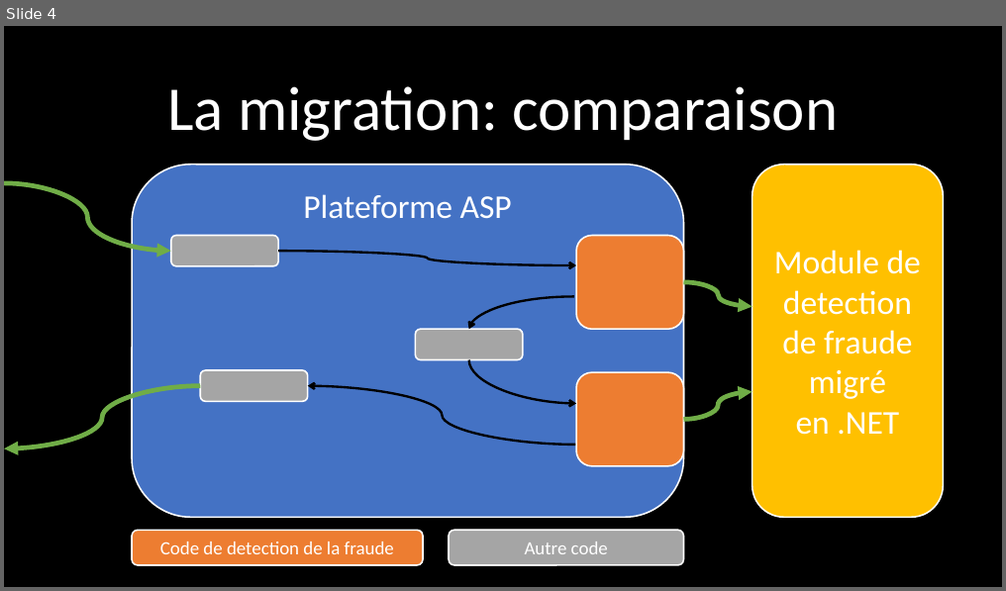
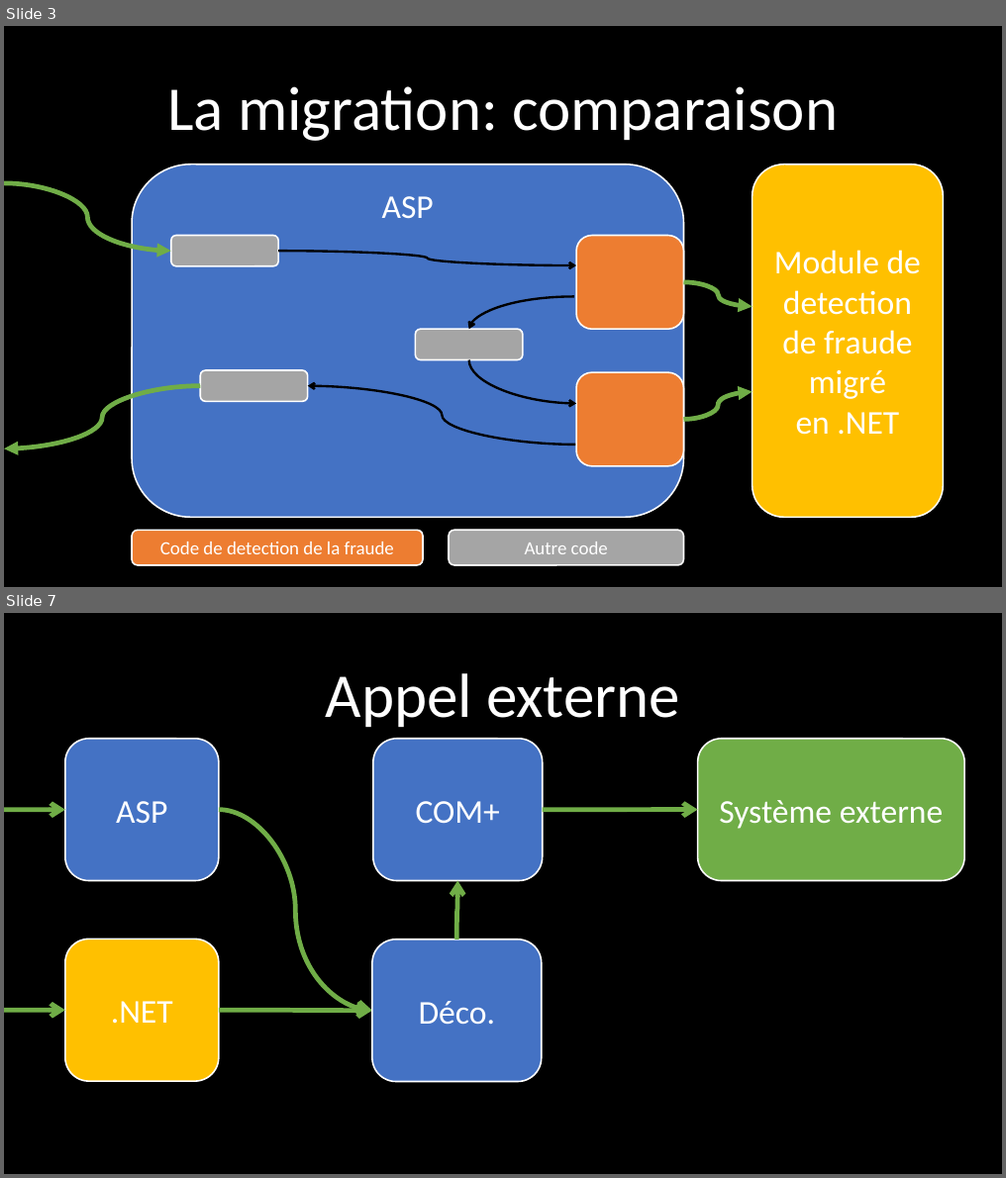
Before and after one commit to Pvlerick/DevDay2018, a slide deck: Slides.pptx. Shown one above the other, each under a label of ours: slide 4 before the commit, slides 3 and 7 after it; the slides between them are not shown. The pictures are 1006x591 and 1006x1178 pixels, drawn with LibreOffice and Linux fonts; fonts in the diff are those of the drawing. Boxes give left, top, right and bottom in pixels: in the first picture for what was removed or moved away, otherwise in the second. Text is boxed around its words. In the diff, an @@ line names an element or a change of style, - is before the commit and + after.

```diff
--- a/Slides.pptx
+++ b/Slides.pptx
@@ slide 7 added at (4,613,1002,1174), background #000000 @@
@@ title added at (326,673,680,727), 60 pt, text #FFFFFF @@
+Appel externe
@@ rounded rectangle added at (65,739,219,881), fill #4472C4, outline #FFFFFF 1.5 pt, 32 pt, text #FFFFFF @@
+ASP
@@ rounded rectangle added at (373,739,543,881), fill #4472C4, outline #FFFFFF 1.5 pt, 32 pt, text #FFFFFF @@
+COM+
@@ rounded rectangle added at (698,739,965,881), fill #70AD47, outline #FFFFFF 1.5 pt, 32 pt, text #FFFFFF @@
+Système externe
@@ curved arrow added from (4, 810) to (65, 810), #70AD47 4.5 pt @@
@@ curved arrow added from (219, 810) to (372, 1011), #70AD47 4.5 pt @@
@@ curved arrow added from (543, 810) to (698, 810), #70AD47 4.5 pt @@
@@ curved arrow added from (456, 940) to (457, 881), #70AD47 4.5 pt @@
@@ rounded rectangle added at (65,940,219,1081), fill #FFC000, outline #FFFFFF 1.5 pt, 32 pt, text #FFFFFF @@
+.NET
@@ rounded rectangle added at (372,940,542,1081), fill #4472C4, outline #FFFFFF 1.5 pt, 32 pt, text #FFFFFF @@
+Déco.
@@ curved arrow added from (4, 1011) to (65, 1011), #70AD47 4.5 pt @@
@@ curved arrow added from (219, 1011) to (372, 1011), #70AD47 4.5 pt @@
@@ what was slide 4 is now slide 3 @@
@@ slide 3 changed as well @@
@@ text in rounded rectangle at (382,196,434,218): text changed @@
-Plateforme ASP
+ASP
```
Also in this commit, not shown: 3 other slides changed, 2 other slides added, 5 slides removed, 11 other files.
